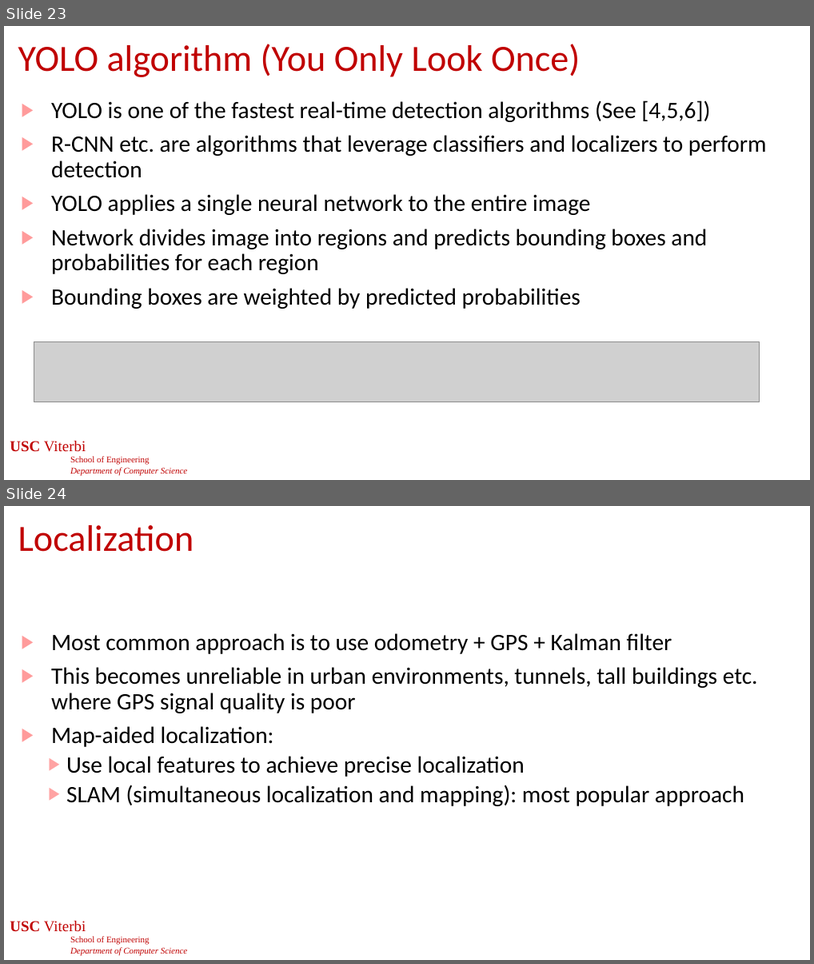
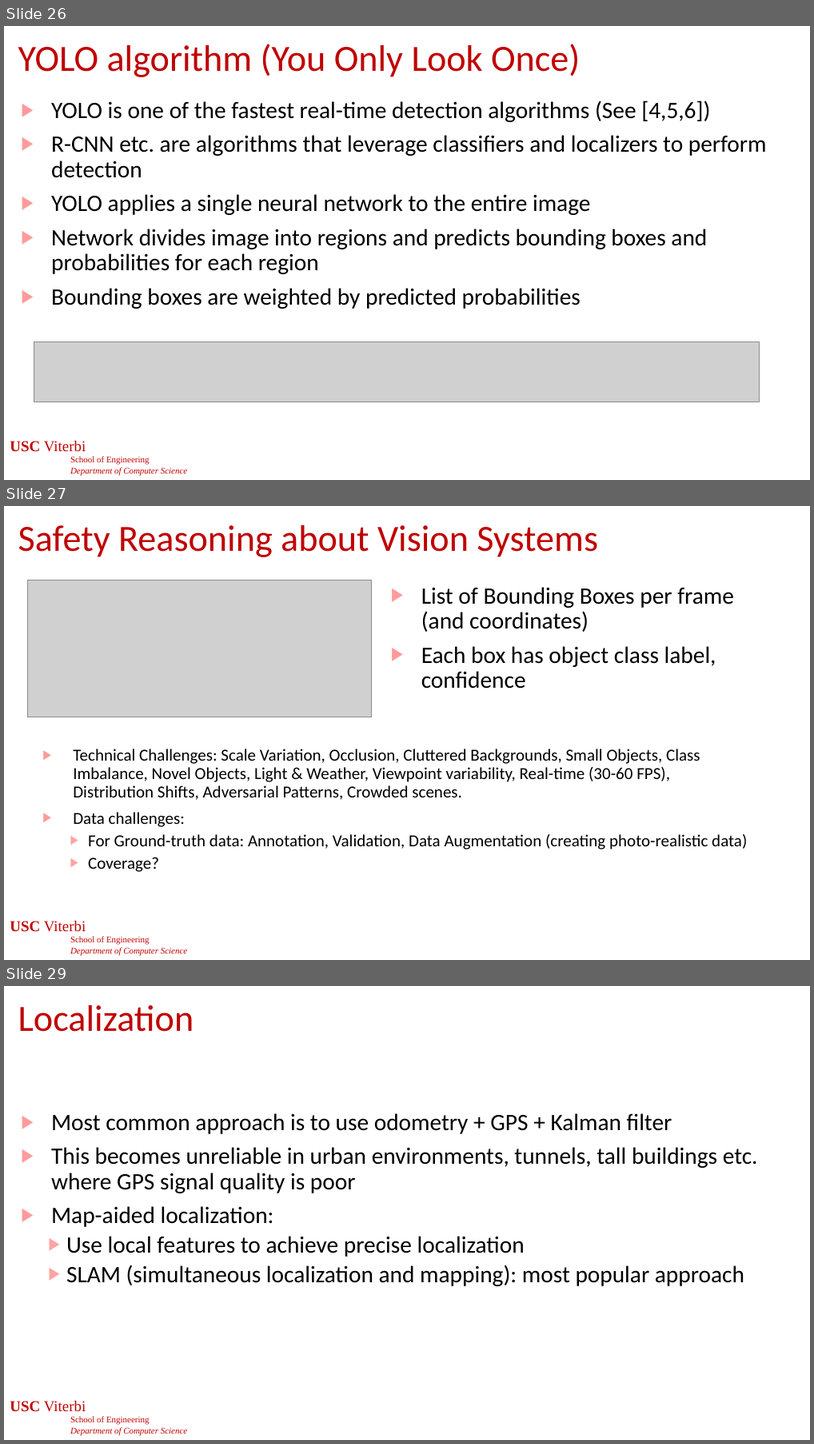
Before and after one commit to jdeshmukh/jdeshmukh.github.io, a slide deck: teaching/cs513-autocps-fall-2025/slides/Perception.pptx. Shown one above the other, each under a label of ours: slides 23 and 24 before the commit, slides 26, 27 and 29 after it; the slides between them are not shown. The pictures are 814x964 and 814x1444 pixels, drawn with LibreOffice and Linux fonts; fonts in the diff are those of the drawing; grey boxes stand for pictures; background and template pictures are left out. Boxes give left, top, right and bottom in pixels: in the first picture for what was removed or moved away, otherwise in the second. Text is boxed around its words. In the diff, an @@ line names an element or a change of style, - is before the commit and + after.

```diff
--- a/teaching/cs513-autocps-fall-2025/slides/Perception.pptx
+++ b/teaching/cs513-autocps-fall-2025/slides/Perception.pptx
@@ slide 27 added at bbox=[4, 506, 810, 960], background #FFFFFF; not listed: 1 template element that a slide beside it also shows @@
@@ title added at bbox=[18, 525, 598, 557], 44 pt, text #C00000 @@
+Safety Reasoning about Vision Systems
@@ picture added at bbox=[27, 580, 372, 717] @@
@@ text added at bbox=[422, 587, 734, 688], 28 pt, text #000000 @@
+▶ List of Bounding Boxes per frame (and coordinates)
+▶ Each box has object class label, confidence
@@ text added at bbox=[73, 748, 747, 872], 20 pt, text #000000 @@
+▶ Technical Challenges: Scale Variation, Occlusion, Cluttered Backgrounds, Small Objects, Class Imbalance, Novel Objects, Light & Weather, Viewpoint variability, Real-time (30-60 FPS), Distribution Shifts, Adversarial Patterns, Crowded scenes.
+▶ Data challenges:
+  ▶ For Ground-truth data: Annotation, Validation, Data Augmentation (creating photo-realistic data)
+  ▶ Coverage?
@@ page number added at bbox=[317, 924, 498, 948], 24 pt, text #FFFFFF @@
+27
@@ what was slide 23 is now slide 26 @@
@@ what was slide 24 is now slide 29 @@
```
Also in this commit, not shown: 3 slides changed, 4 other slides added, 1 other file.
